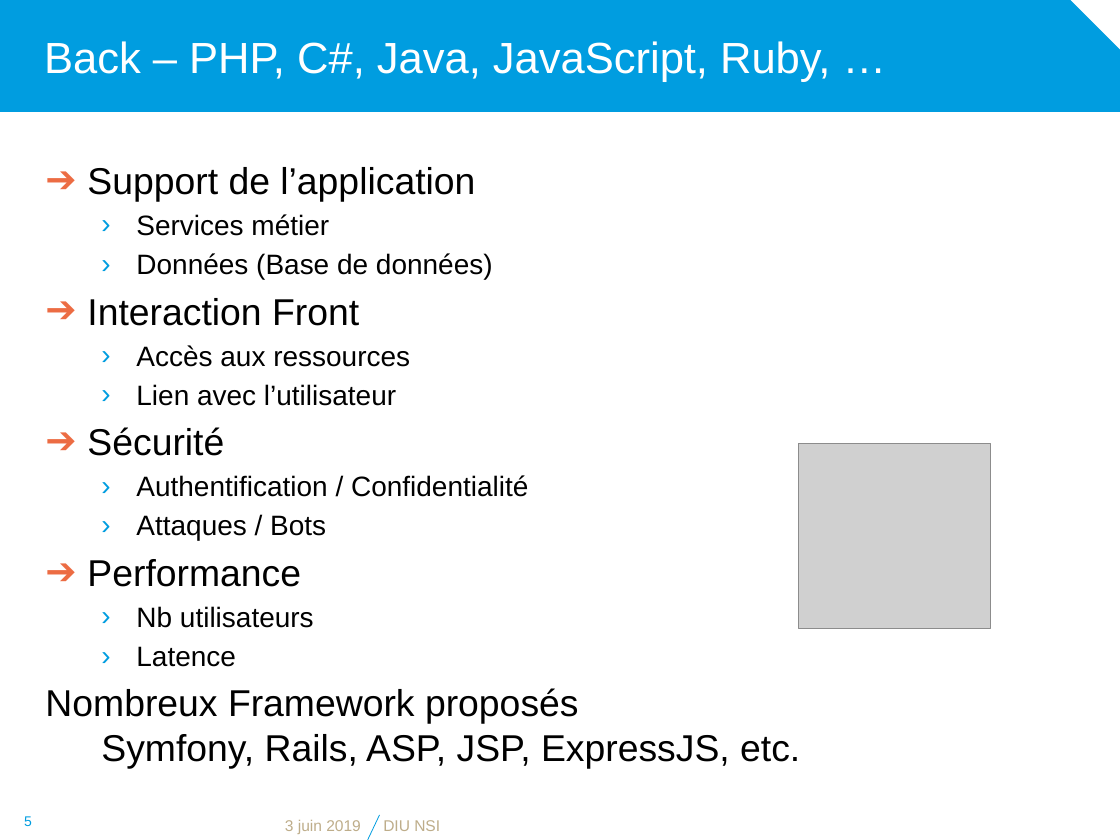
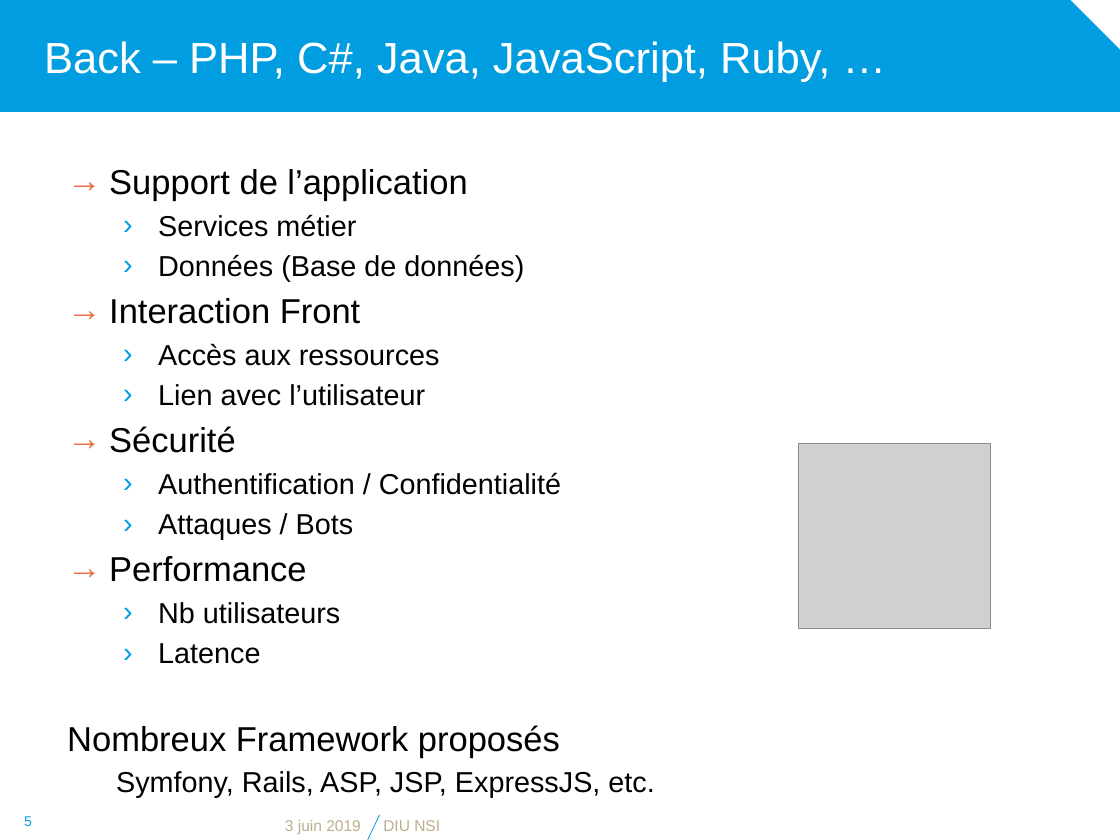
Before and after one commit to diu-uf-bordeaux/bloc1, a slide deck: slide 5 of web/5-Developpement/developpement.pptx. Drawn at 1120x840 pixels with LibreOffice and Linux fonts; fonts in the diff are those of the drawing; grey boxes stand for pictures; background and template pictures are left out. Boxes give left, top, right and bottom in pixels: in the first picture for what was removed or moved away, otherwise in the second. Text is boxed around its words. In the diff, an @@ line names an element or a change of style, - is before the commit and + after.

```diff
--- a/web/5-Developpement/developpement.pptx
+++ b/web/5-Developpement/developpement.pptx
@@ text "Support de l’application": place and size @@
-text "Support de l’application" at (45,167,800,769)
+text "Support de l’application" at (67,169,654,798)
@@ text at (109,169,561,664): size 24 to 22.2 pt in "Support de l’application", "Interaction Front", "Sécurité", "Performance"; size 18 to 18.5 pt in "Services métier", "Données (Base de données)", "Accès aux ressources", "Lien avec l’utilisateur" and 4 more places; bullet ➔ to → @@
@@ text at (67,725,654,798): text changed; size 24 to 18.5 pt @@
-Nombreux Framework proposés
-Symfony, Rails, ASP, JSP, ExpressJS, etc.
+Nombreux Framework proposés
+  Symfony, Rails, ASP, JSP, ExpressJS, etc.
```
Also in this commit, not shown: 6 other slides changed.
